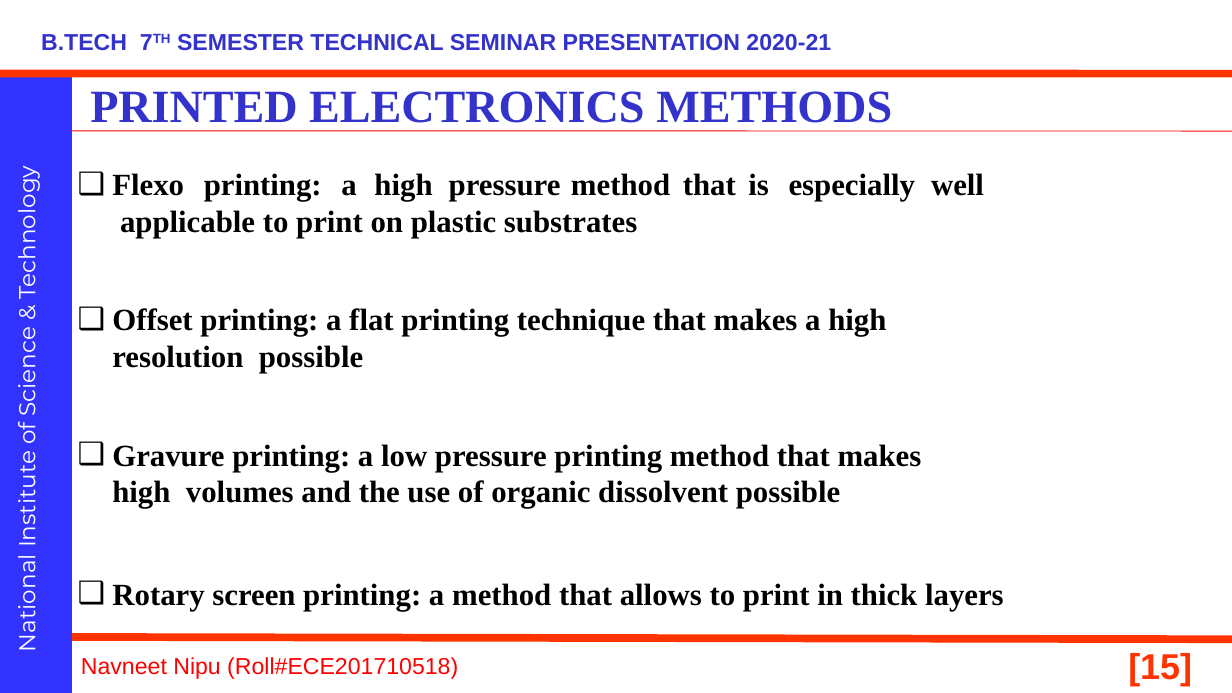
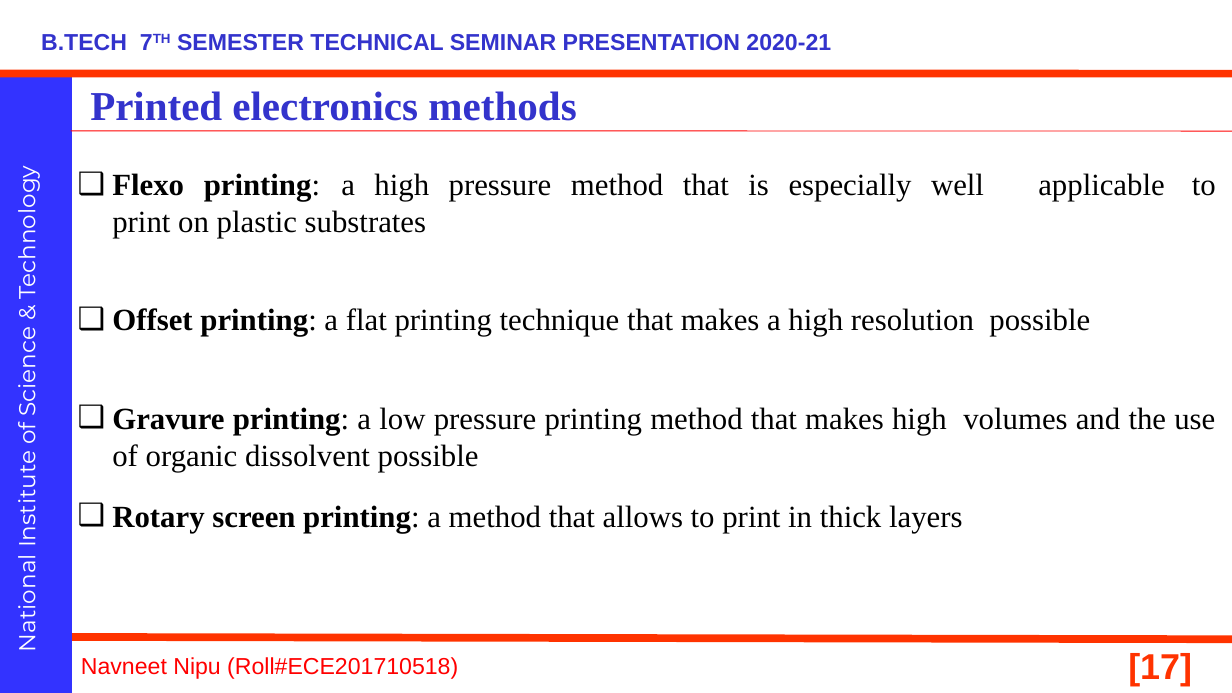
Before and after one commit to navneetnipu/BTECH_SEMINAR, a slide deck: slide 17 of seminar ppt.pptx (slide 15 before the commit). Drawn at 1232x693 pixels with LibreOffice and Linux fonts; fonts in the diff are those of the drawing; background and template pictures are left out. Boxes give left, top, right and bottom in pixels: in the first picture for what was removed or moved away, otherwise in the second. Text is boxed around its words. In the diff, an @@ line names an element or a change of style, - is before the commit and + after.

```diff
--- a/seminar ppt.pptx
+++ b/seminar ppt.pptx
@@ title at (90, 91, 576, 121): text changed; size 36 to 32 pt @@
-PRINTED ELECTRONICS METHODS
+Printed electronics methods
@@ text at (112, 173, 1215, 472): bold off in "printing: a high pressure method that is ...", "printing: a flat printing technique that makes ...", "printing: a low pressure printing method that ..."; alignment left to justified @@
@@ text at (112, 505, 963, 533): paragraph added @@
+❑ Rotary screen printing: a method that allows to print in thick layers
@@ text removed at (112, 583, 1004, 611) @@
-❑ Rotary screen printing: a method that allows to print in thick layers
@@ page number at (1128, 653, 1192, 686): text changed @@
-[15]
+[17]
```
Also in this commit, not shown: 19 other slides changed, 7 slides added, 1 slide removed, 1 other file.
